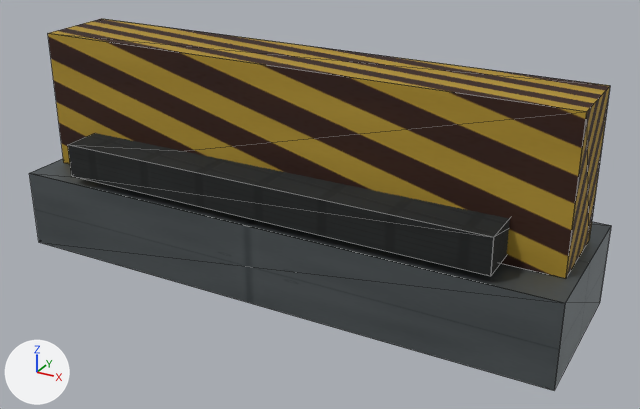
Before and after pictures for a commit that changed the Blender file assets/source/infrastructure/directorate/conveyors/authoring/conveyor_endcap.blend.
Rendered twice from a 50 mm camera at (2.01, -3.45, 7.31) aimed at (0.12, -0.02, 5.59). Every picture has the same lights, and +X, +Y and +Z are marked at lower left. The picture after the commit comes second. Mesh edges are drawn as thin lines.

Script lines for the objects in view, before the commit:
```python
me_frame = bpy.data.meshes.new('frame')
me_frame.from_pydata(...)  # 72 vertices, 36 faces; spans x -1.4..1.4, y -0.4..0.4, z 5.2..6.3
me_frame.materials.append(mat_directorate_shared_industrial_pbr)
ob_frame = bpy.data.objects.new('frame', me_frame)
ob_frame.location = (0.0, 0.0, 0.0)
```
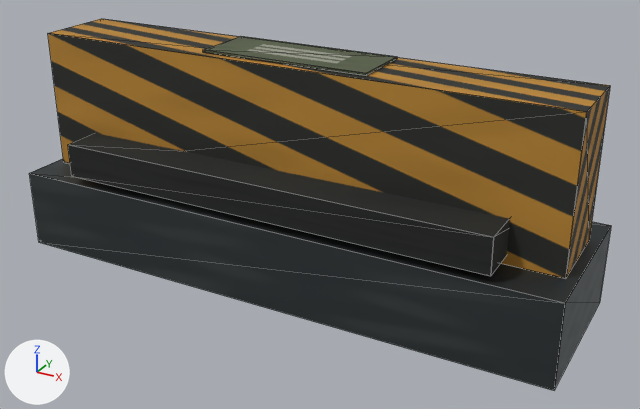
Boxes [x1, y1, x2, y2] around the edits, measured in the pictures (640 x 409 px):
part 1 of me_frame, added
    after: [203, 36, 397, 76]
part 2 of me_frame, recoloured
    both: [29, 19, 611, 390]

The change, as a diff of the scene's bpy script:
```diff
--- a/assets/source/infrastructure/directorate/conveyors/authoring/conveyor_endcap.blend.py
+++ b/assets/source/infrastructure/directorate/conveyors/authoring/conveyor_endcap.blend.py
@@ img_conveyor_normal_png @@
+img_conveyor_normal_png = load_image('conveyor_normal.png', '../materials/conveyor_normal.png', 2048, 2048, 'Non-Color')
@@ img_conveyor_orm_png @@
+img_conveyor_orm_png = load_image('conveyor_orm.png', '../materials/conveyor_orm.png', 2048, 2048, 'Non-Color')
@@ img_conveyor_base_png @@
+img_conveyor_base_png = load_image('conveyor_base.png', '../materials/conveyor_base.png', 2048, 2048, 'sRGB')
@@ img_conveyor_emissive_png @@
+img_conveyor_emissive_png = load_image('conveyor_emissive.png', '../materials/conveyor_emissive.png', 2048, 2048, 'sRGB')
@@ mat_directorate_conveyor_shared_pbr @@
+mat_directorate_conveyor_shared_pbr = bpy.data.materials.new('Directorate conveyor shared PBR')
+# uses the picture img_conveyor_base_png
+# uses the picture img_conveyor_emissive_png
+# uses the picture img_conveyor_normal_png
+# uses the picture img_conveyor_orm_png
@@ me_frame @@
 # used by ob_frame; location = (0.0, 0.0, 0.0)
-me_frame.from_pydata(...)  # 72 vertices, 36 faces; spans x -1.4..1.4, y -0.4..0.4, z 5.2..6.3
+me_frame.from_pydata(...)  # 96 vertices, 48 faces; spans x -1.4..1.4, y -0.4..0.4, z 5.2..6.32
+# me_frame part 1
+# 16 vertices are added at x -0.42..0.42, y -0.16..0.16, z 6.3..6.32
+# 8 new vertices lie (0.84, 0.0, 0.0) away from vertices in x -0.42, y -0.16..0.16, z 6.3..6.32
+# 12 new faces join them
+# me_frame part 2: 36 faces spanning x -1.4..1.4, y -0.4..0.4, z 5.2..6.3 switch from mat_directorate_shared_industrial_pbr to mat_directorate_conveyor_shared_pbr
```
